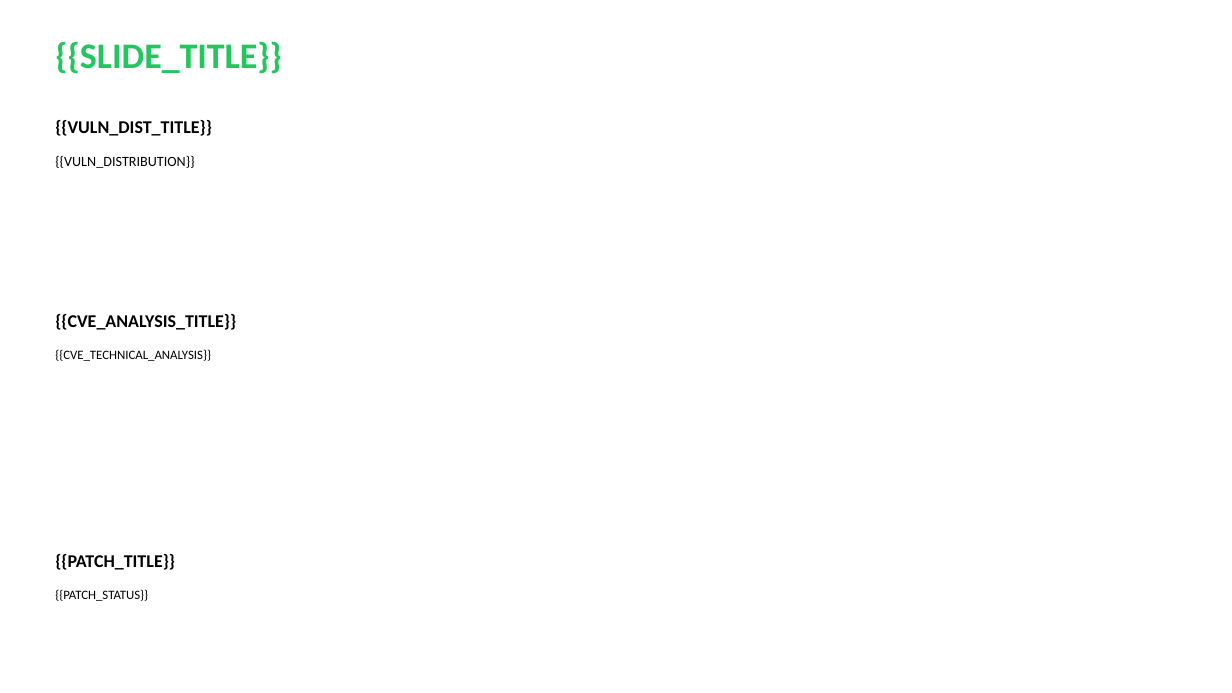
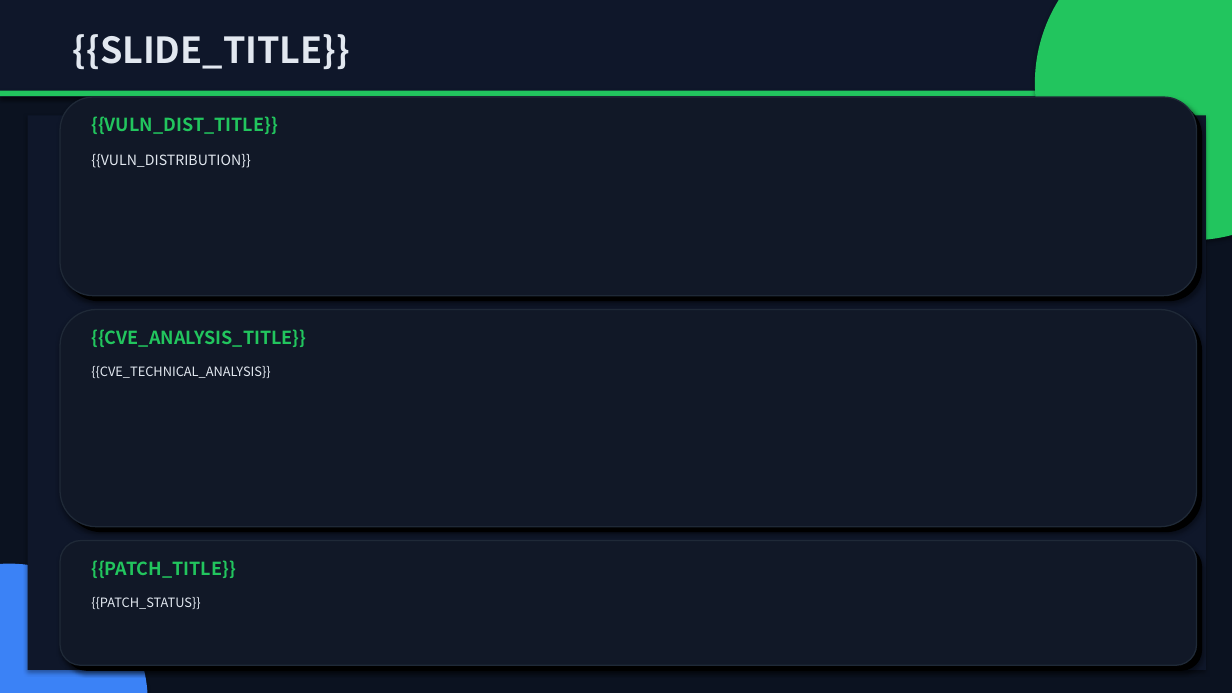
Before and after one commit to Xupai2022/report-generation, a slide deck: slide 6 of mss_ai_ppt_sample_assets/backend/data/templates/mss_technical_v2.pptx. Drawn at 1232x693 pixels with LibreOffice and Linux fonts; fonts in the diff are those of the drawing. Boxes give left, top, right and bottom in pixels: in the first picture for what was removed or moved away, otherwise in the second. Text is boxed around its words. In the diff, an @@ line names an element or a change of style, - is before the commit and + after.

```diff
--- a/mss_ai_ppt_sample_assets/backend/data/templates/mss_technical_v2.pptx
+++ b/mss_ai_ppt_sample_assets/backend/data/templates/mss_technical_v2.pptx
@@ background #FFFFFF to #0B1220 @@
@@ rectangle added at bbox=[0, 0, 1232, 97], fill #0F172A @@
@@ text "{{SLIDE_TITLE}}": place and size @@
-text "{{SLIDE_TITLE}}" at bbox=[55, 41, 282, 74]
+text "{{SLIDE_TITLE}}" at bbox=[73, 34, 350, 69]
@@ text "{{SLIDE_TITLE}}" at bbox=[73, 34, 350, 69]: font Calibri to Noto Sans CJK SC, text colour #22C55E to #E2E8F0 @@
@@ ellipse added at bbox=[1035, 0, 1232, 240], fill #22C55E @@
@@ rectangle added at bbox=[0, 91, 1232, 96], fill #22C55E @@
@@ rectangle added at bbox=[28, 116, 1206, 670], fill #0F172A @@
@@ rounded rectangle added at bbox=[60, 97, 1197, 296], fill #111827, outline #1F2937 1 pt @@
@@ rounded rectangle added at bbox=[66, 103, 1202, 301], fill #000000 @@
@@ text "{{VULN_DIST_TITLE}}": place and size @@
-text "{{VULN_DIST_TITLE}}" at bbox=[55, 120, 212, 136]
+text "{{VULN_DIST_TITLE}}" at bbox=[91, 116, 278, 134]
@@ text "{{VULN_DISTRIBUTION}}": place and size @@
-text "{{VULN_DISTRIBUTION}}" at bbox=[55, 155, 194, 168]
+text "{{VULN_DISTRIBUTION}}" at bbox=[91, 154, 251, 168]
@@ rounded rectangle added at bbox=[60, 310, 1197, 527], fill #111827, outline #1F2937 1 pt @@
@@ rounded rectangle added at bbox=[66, 315, 1202, 532], fill #000000 @@
@@ font Calibri to Noto Sans CJK SC, text colour #000000 to #22C55E in 3 elements at bbox=[91, 116, 278, 134], bbox=[91, 560, 236, 578], bbox=[91, 329, 306, 347] @@
@@ text "{{CVE_ANALYSIS_TITLE}}": place and size @@
-text "{{CVE_ANALYSIS_TITLE}}" at bbox=[55, 314, 236, 330]
+text "{{CVE_ANALYSIS_TITLE}}" at bbox=[91, 329, 306, 347]
@@ text "{{CVE_TECHNICAL_ANALYSIS}}": place and size @@
-text "{{CVE_TECHNICAL_ANALYSIS}}" at bbox=[55, 349, 211, 361]
+text "{{CVE_TECHNICAL_ANALYSIS}}" at bbox=[91, 366, 270, 378]
@@ ellipse added at bbox=[0, 564, 148, 693], fill #3B82F6 @@
@@ rounded rectangle added at bbox=[60, 541, 1197, 665], fill #111827, outline #1F2937 1 pt @@
@@ rounded rectangle added at bbox=[66, 546, 1202, 671], fill #000000 @@
@@ text "{{PATCH_TITLE}}": place and size @@
-text "{{PATCH_TITLE}}" at bbox=[55, 554, 175, 570]
+text "{{PATCH_TITLE}}" at bbox=[91, 560, 236, 578]
@@ font Calibri to Noto Sans CJK SC, text colour #000000 to #E2E8F0 in 3 elements at bbox=[91, 154, 251, 168], bbox=[91, 366, 270, 378], bbox=[91, 597, 200, 609] @@
@@ text "{{PATCH_STATUS}}": place and size @@
-text "{{PATCH_STATUS}}" at bbox=[55, 589, 148, 601]
+text "{{PATCH_STATUS}}" at bbox=[91, 597, 200, 609]
```
Also in this commit, not shown: 9 other slides changed, 5 other files.
